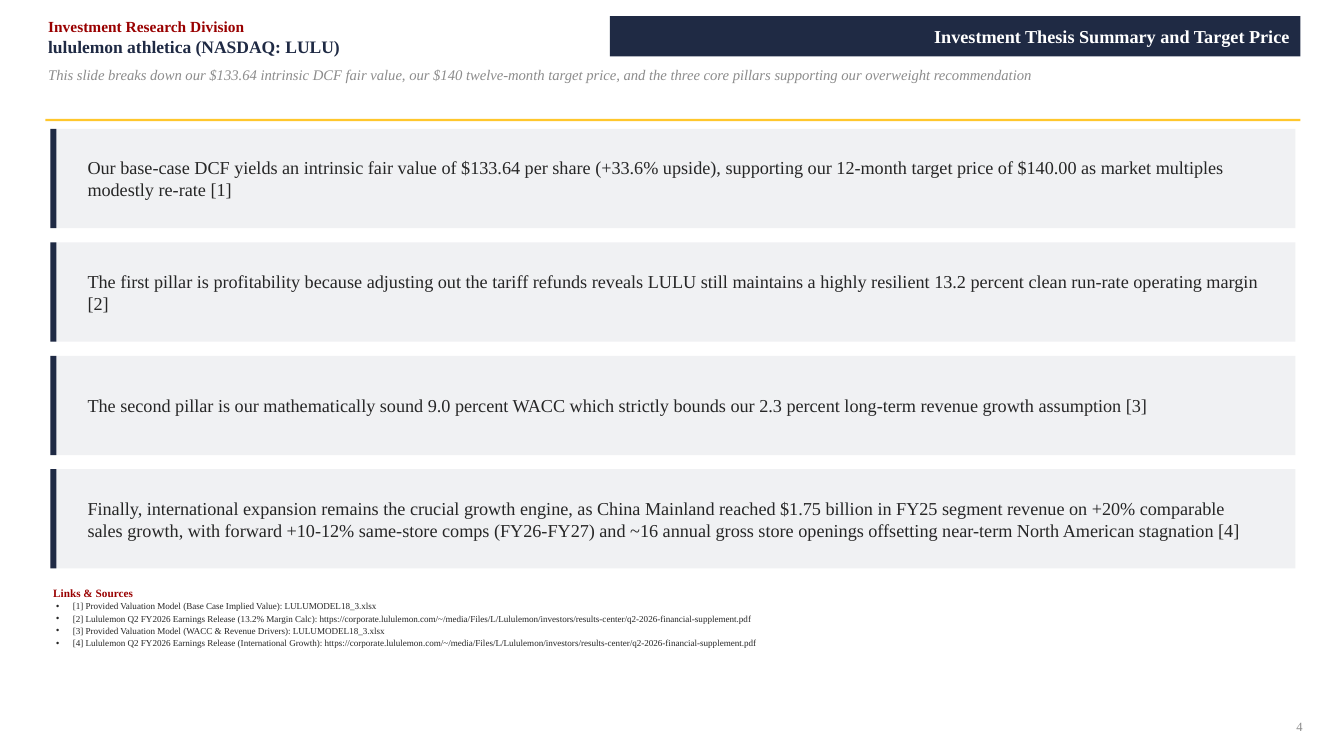
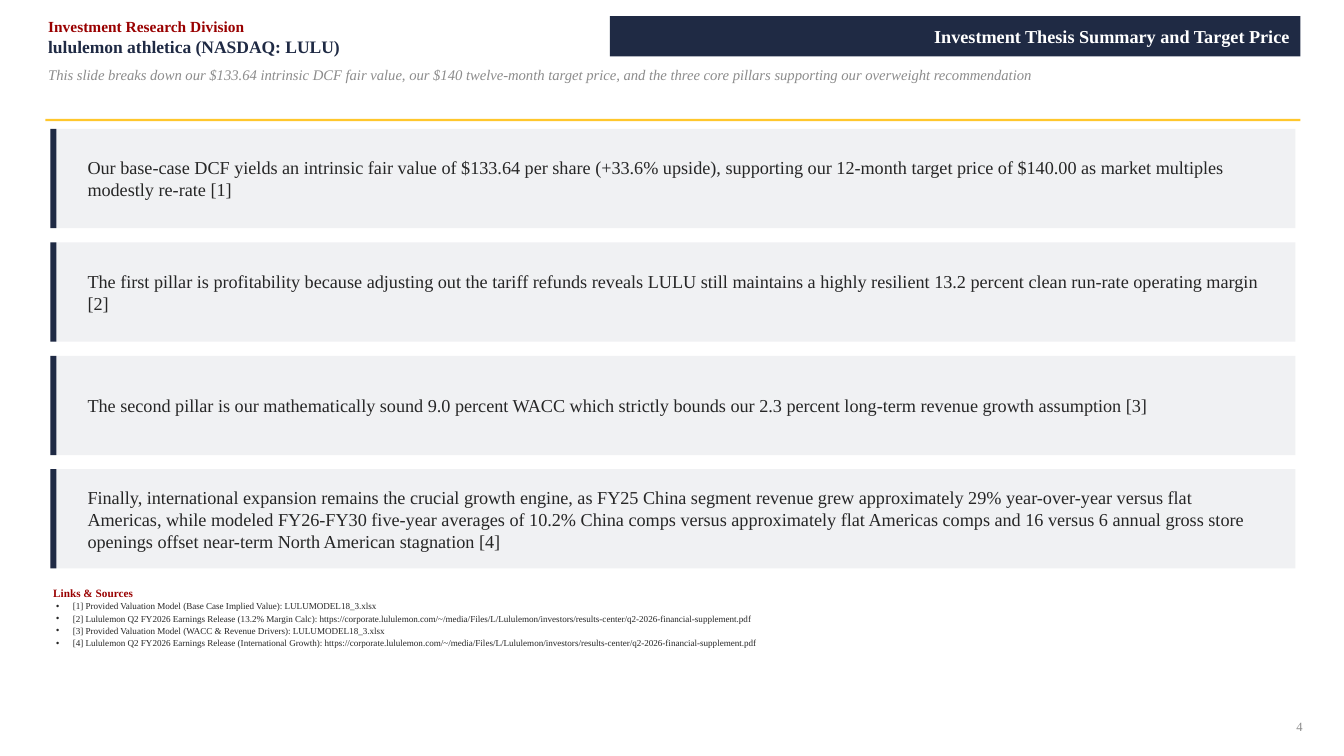
Before and after one commit to vengeanceaiUSC/RM, a slide deck: slide 4 of LULU/LULU_Investment_Pitch_Deck.pptx. Drawn at 1344x756 pixels with LibreOffice and Linux fonts; fonts in the diff are those of the drawing. Boxes give left, top, right and bottom in pixels: in the first picture for what was removed or moved away, otherwise in the second. Text is boxed around its words. In the diff, an @@ line names an element or a change of style, - is before the commit and + after.

```diff
--- a/LULU/LULU_Investment_Pitch_Deck.pptx
+++ b/LULU/LULU_Investment_Pitch_Deck.pptx
@@ text at (88, 491, 1243, 552): text changed @@
-Finally, international expansion remains the crucial growth engine, as China Mainland reached $1.75 billion in FY25 segment revenue on +20% comparable sales growth, with forward +10-12% same-store comps (FY26-FY27) and ~16 annual gross store openings offsetting near-term North American stagnation [4]
+Finally, international expansion remains the crucial growth engine, as FY25 China segment revenue grew approximately 29% year-over-year versus flat Americas, while modeled FY26-FY30 five-year averages of 10.2% China comps versus approximately flat Americas comps and 16 versus 6 annual gross store openings offset near-term North American stagnation [4]
```
Also in this commit, not shown: 3 other files.
